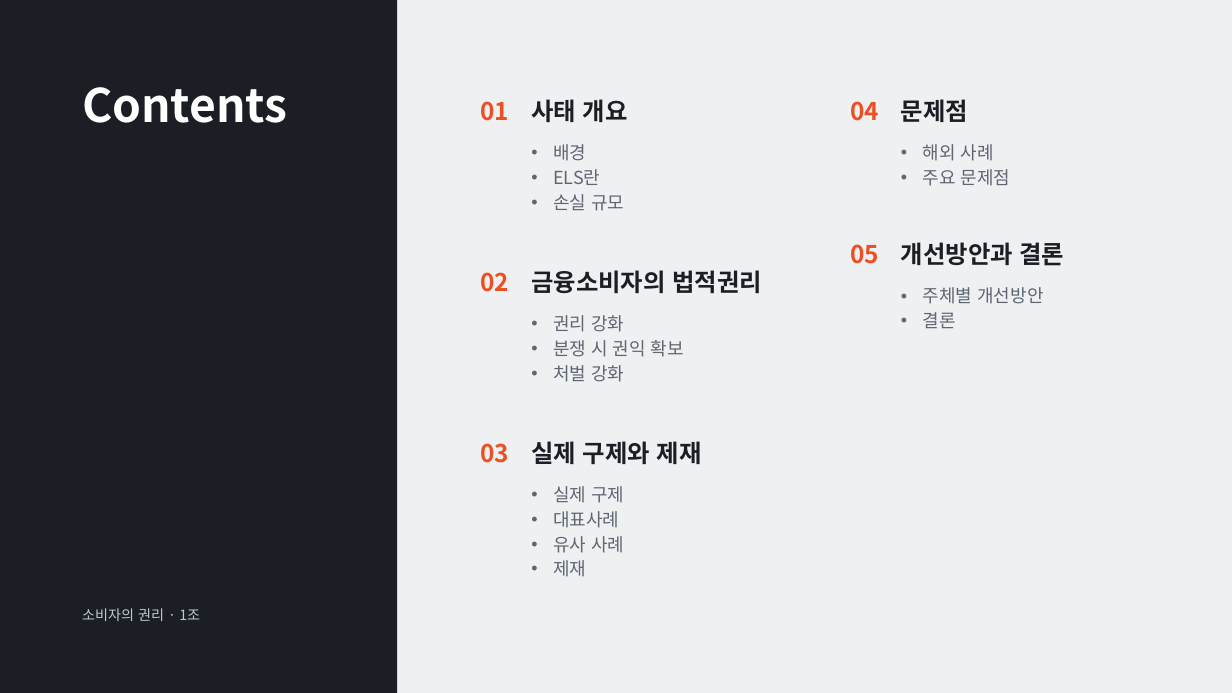
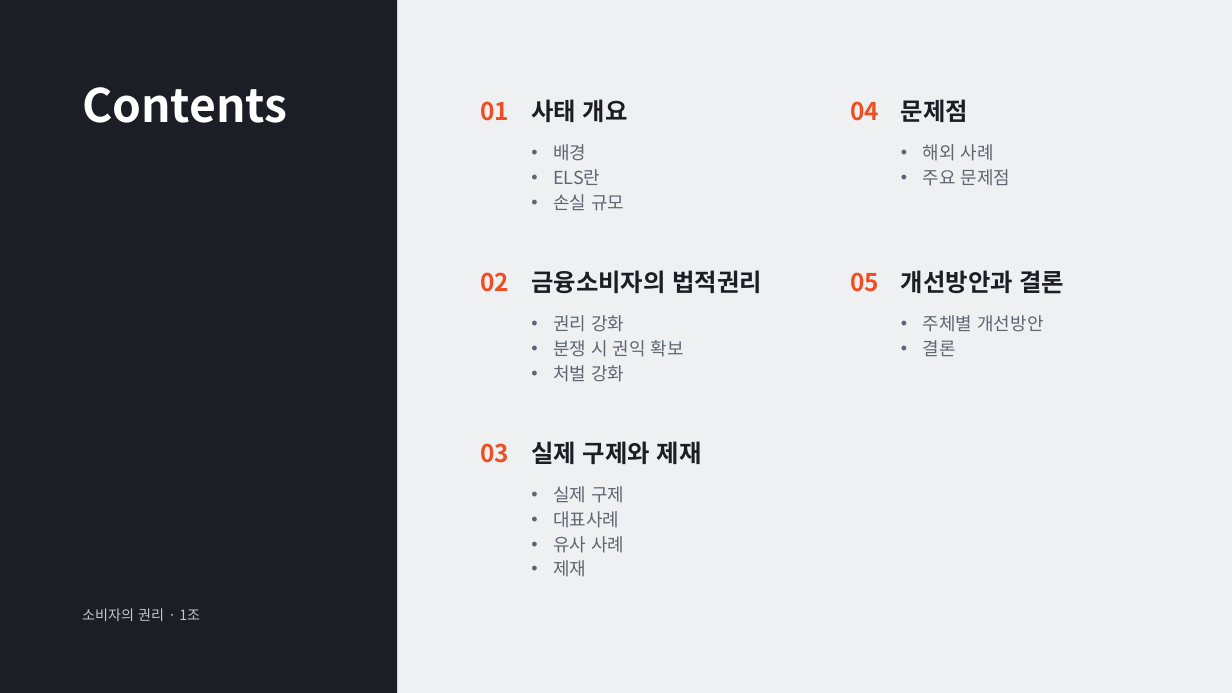
Before and after one commit to PAKA1557/Economics, a slide deck: slide 2 of presentation/최종/홍콩ELS_소비자권리_발표_수정5.pptx. Drawn at 1232x693 pixels with LibreOffice and Linux fonts; fonts in the diff are those of the drawing. Boxes give left, top, right and bottom in pixels: in the first picture for what was removed or moved away, otherwise in the second. Text is boxed around its words. In the diff, an @@ line names an element or a change of style, - is before the commit and + after.

```diff
--- a/presentation/최종/홍콩ELS_소비자권리_발표_수정5.pptx
+++ b/presentation/최종/홍콩ELS_소비자권리_발표_수정5.pptx
@@ text "05": place and size @@
-text "05" at (850, 244, 879, 264)
+text "05" at (850, 272, 879, 292)
@@ text "개선방안과 결론": place and size @@
-text "개선방안과 결론" at (901, 242, 1065, 266)
+text "개선방안과 결론" at (901, 270, 1065, 294)
@@ text "주체별 개선방안": place and size @@
-text "주체별 개선방안" at (923, 287, 1043, 328)
+text "주체별 개선방안" at (923, 315, 1043, 356)
```
Also in this commit, not shown: 2 other files.
